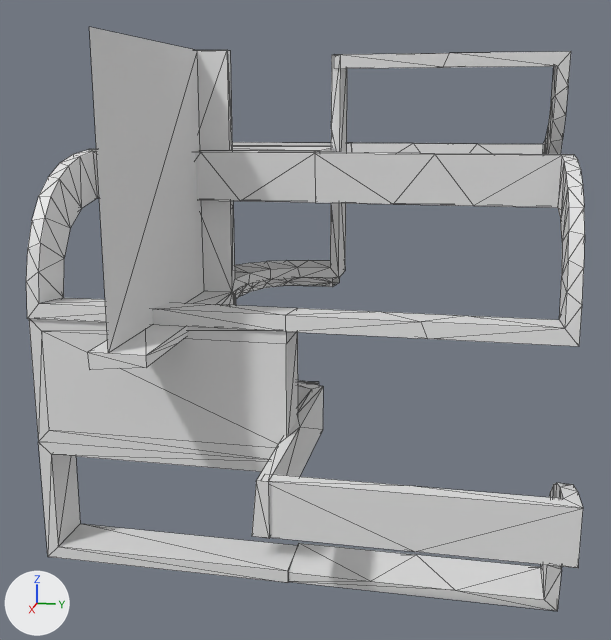
A saved change to the OBJ model data/bmc/SET_4W2C/t_025.obj.
Before and after are seen from a 50 mm lens placed at (1.728, 0.32, 0.378), pointed at (0.017, -0.022, -0.05). Every picture has the same lights, and +X, +Y and +Z are marked at lower left. Mesh edges are drawn as thin lines. Where no turn or scale is listed for an object, it has been applied to the vertices.

In view in the first picture: 't_025'.
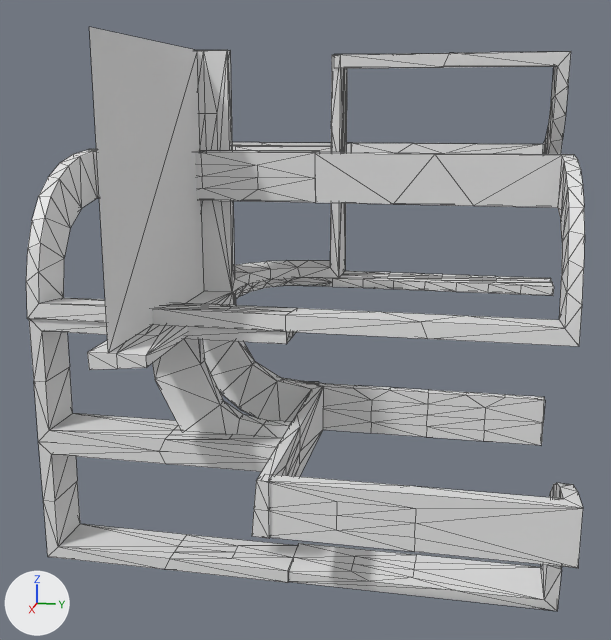
Location of each change, [x1, y1, x2, y2] in pixels of the pictures (611 x 640 px):
part 1 of me_t_025, added
    after: [318, 383, 545, 445]
part 2 of me_t_025, added
    after: [29, 50, 583, 599]
part 3 of me_t_025, added
    after: [333, 271, 554, 296]

The change in detail:
me_t_025 is used by ob_t_025; location (0.0, 0.0, 0.0).
me_t_025 had 451 vertices, 868 faces and spanned x -0.5..0.5, y -0.5..0.5, z -0.501..0.501.
me_t_025 now has 881 vertices, 1730 faces and spans x -0.5..0.5, y -0.5..0.5, z -0.501..0.501.
me_t_025 part 1: a new loose piece of 46 vertices spanning x -0.03..0.0, y 0.0..0.479, z -0.3..-0.2.
me_t_025 part 2: 330 vertices added at x -0.5..0.5, y -0.5..0.25, z -0.501..0.501.
me_t_025 part 3: 54 vertices added at x -0.3..-0.2, y 0.062..0.5, z -0.03..0.0.
